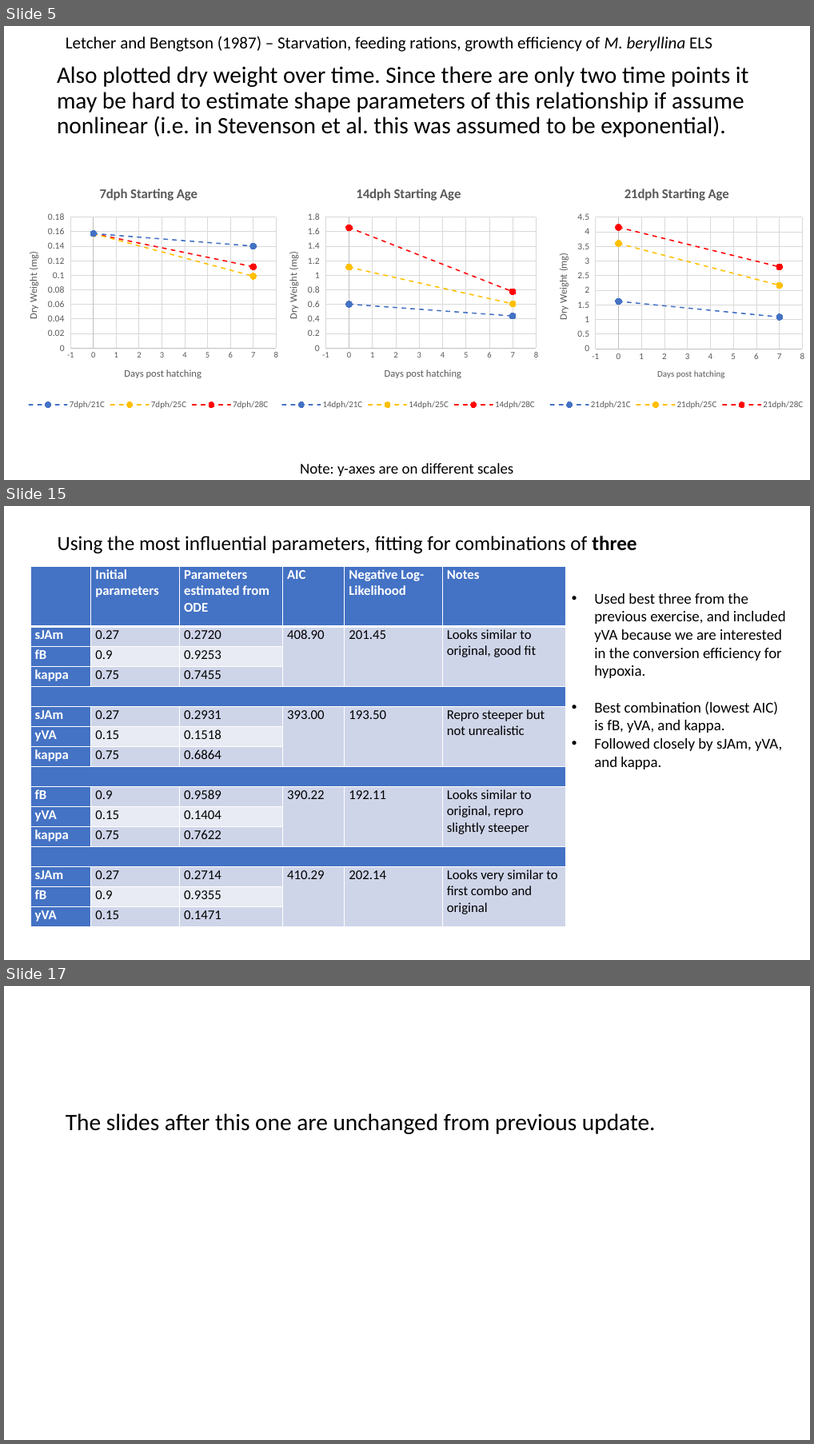
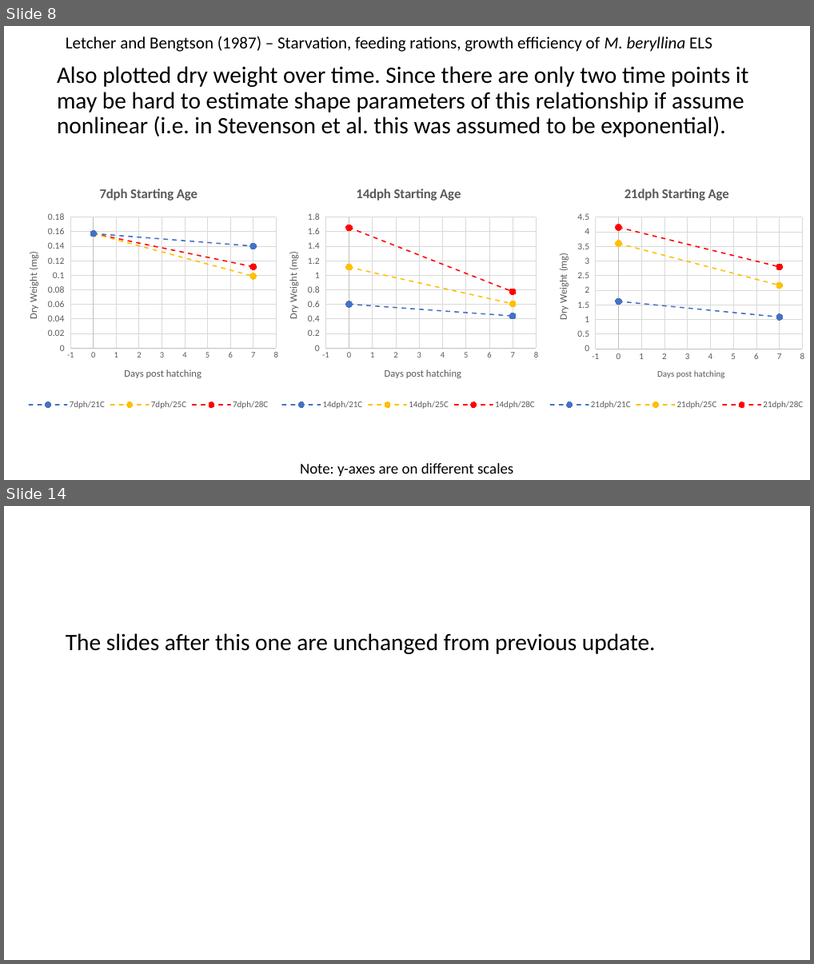
Before and after one commit to tschwemmer/MenidiaOA, a slide deck: DEBkiss results/Current version and updates.pptx. Shown one above the other, each under a label of ours: slides 5, 15 and 17 before the commit, slides 8 and 14 after it; the slides between them are not shown. The pictures are 814x1444 and 814x964 pixels, drawn with LibreOffice and Linux fonts; fonts in the diff are those of the drawing. Boxes give left, top, right and bottom in pixels: in the first picture for what was removed or moved away, otherwise in the second. Text is boxed around its words. In the diff, an @@ line names an element or a change of style, - is before the commit and + after.

```diff
--- a/DEBkiss results/Current version and updates.pptx
+++ b/DEBkiss results/Current version and updates.pptx
@@ slide 15 removed at box(4, 506, 810, 960), background #FFFFFF @@
@@ text removed at box(58, 536, 637, 554) @@
-Using the most influential parameters, fitting for combinations of three
@@ table removed at box(30, 567, 566, 927), 16 rows, 6 columns @@
- | Initial parameters | Parameters estimated from ODE | AIC | Negative Log-Likelihood | Notes
-sJAm | 0.27 | 0.2720 | 408.90 | 201.45 | Looks similar to original, good fit
-fB | 0.9 | 0.9253 |  |  | 
-kappa | 0.75 | 0.7455 |  |  | 
- |  |  |  |  | 
-sJAm | 0.27 | 0.2931 | 393.00 | 193.50 | Repro steeper but not unrealistic
-yVA | 0.15 | 0.1518 |  |  | 
-kappa | 0.75 | 0.6864 |  |  | 
- |  |  |  |  | 
-fB | 0.9 | 0.9589 | 390.22 | 192.11 | Looks similar to original, repro slightly steeper
-yVA | 0.15 | 0.1404 |  |  | 
-kappa | 0.75 | 0.7622 |  |  | 
- |  |  |  |  | 
-sJAm | 0.27 | 0.2714 | 410.29 | 202.14 | Looks very similar to first combo and original
-fB | 0.9 | 0.9355 |  |  | 
-yVA | 0.15 | 0.1471 |  |  | 
@@ text removed at box(594, 593, 786, 769) @@
-• Used best three from the previous exercise, and included yVA because we are interested in the conversion efficiency for hypoxia.
-• Best combination (lowest AIC) is fB, yVA, and kappa.
-• Followed closely by sJAm, yVA, and kappa.
@@ what was slide 5 is now slide 8 @@
@@ what was slide 17 is now slide 14 @@
```
Also in this commit, not shown: 7 slides changed, 2 slides added, 5 other slides removed, 1 other file.
